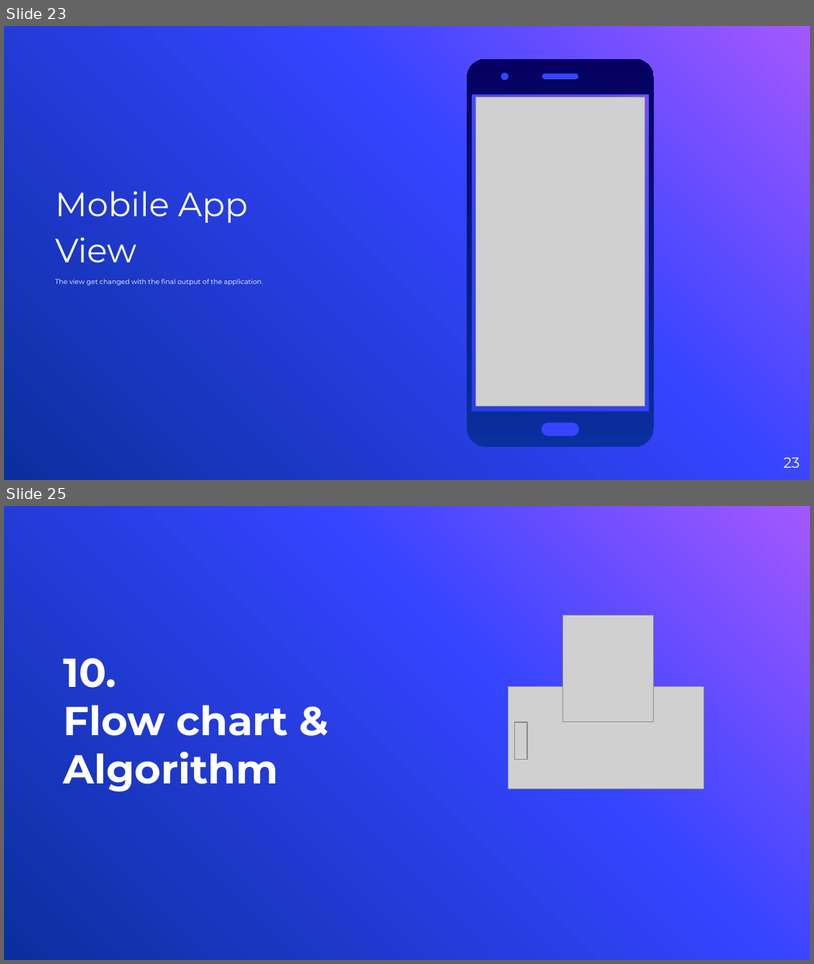
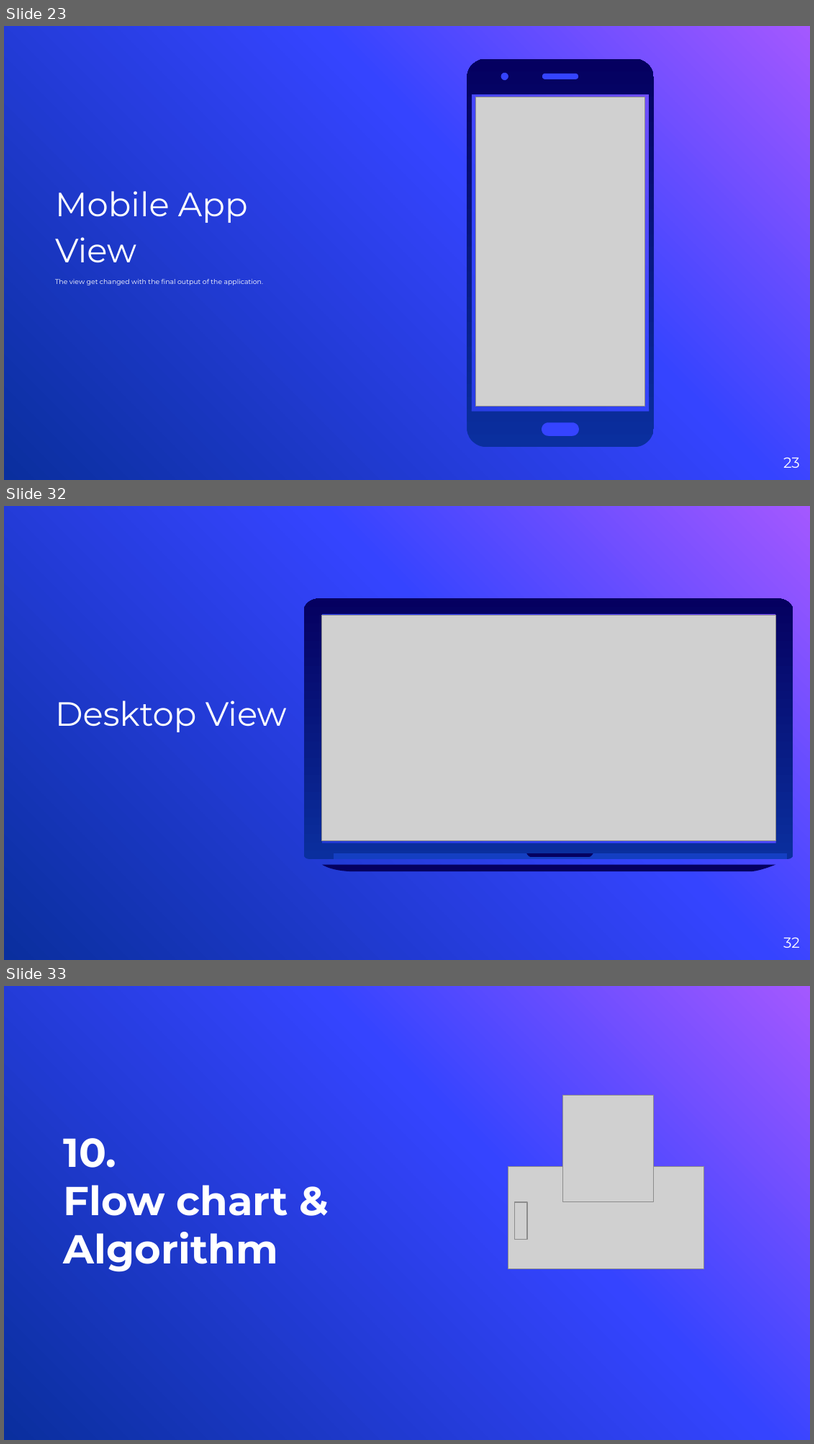
Before and after one commit to Namratasanger/Strategic-Hospital-Management-System, a slide deck: Aliena · SlidesCarnival.pptx. Shown one above the other, each under a label of ours: slides 23 and 25 before the commit, slides 23, 32 and 33 after it; the slides between them are not shown. The pictures are 814x964 and 814x1444 pixels, drawn with LibreOffice and Linux fonts; fonts in the diff are those of the drawing; grey boxes stand for pictures; background and template pictures are left out. Boxes give left, top, right and bottom in pixels: in the first picture for what was removed or moved away, otherwise in the second. Text is boxed around its words. In the diff, an @@ line names an element or a change of style, - is before the commit and + after.

```diff
--- a/Aliena · SlidesCarnival.pptx
+++ b/Aliena · SlidesCarnival.pptx
@@ slide 32 added at [4,506,810,960], background picture (left out) @@
@@ picture added at [322,615,777,841] @@
@@ text added at [55,700,287,732], 30 pt, text #FFFFFF @@
+Desktop View
@@ group added at [304,599,793,871]: 4 freeform shapes @@
@@ page number added at [784,937,800,947], 13 pt, text #FFFFFF @@
+32
@@ what was slide 25 is now slide 33 @@
```
Also in this commit, not shown: 3 slides changed, 7 other slides added.
